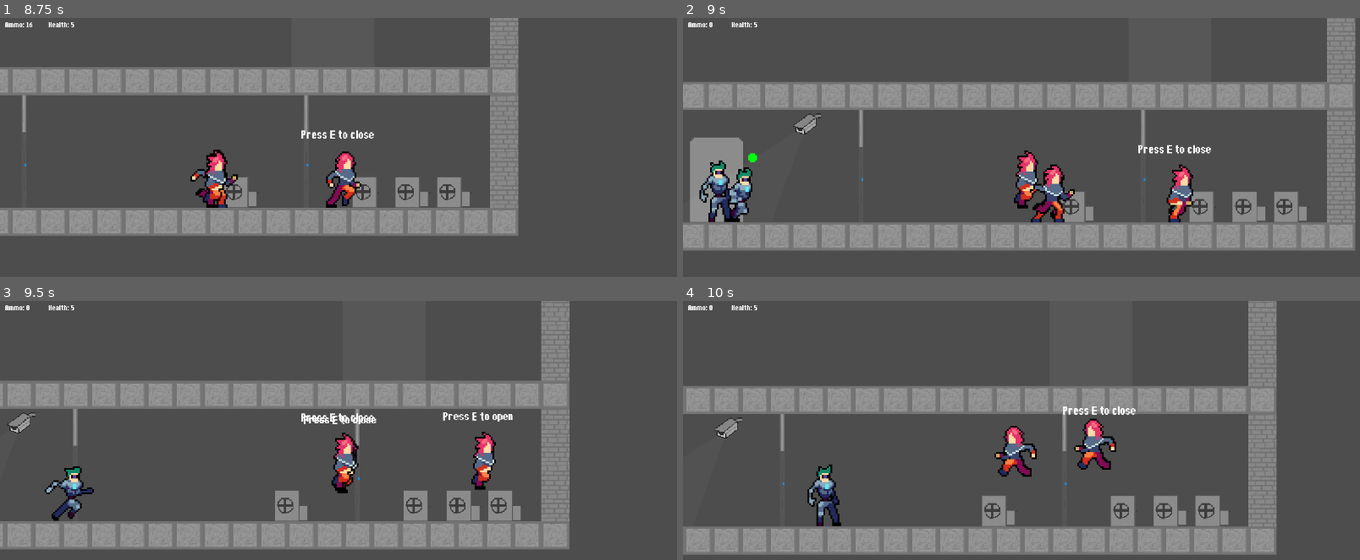
Above: before the commit, frames 1-4 (two rows, left to right).
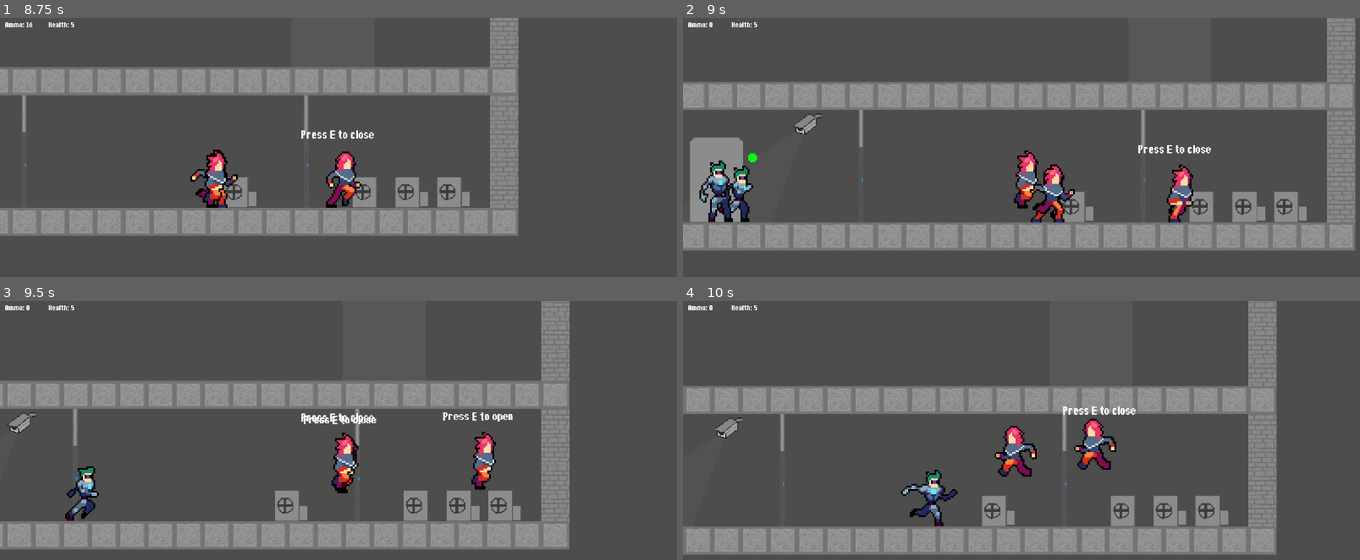
Above: after the commit, the same moments.

Repository: sppmacd/everything-has-to-end
Game: Godot game, scene res://main.tscn
Same seed, same stepped clock (60 frames per second), same inputs: the game is played once before the commit and once after it.
Inputs (mouse positions are in pixels of both pictures, inside the frame that each line leads up to):
- Up to frame 1 (8.75 s): tap Enter at 0.5 s; move the mouse to (487, 188) at 0.52 s; hold D 0.53-2.03 s; tap E at 0.6, 1.25, 2, 2.1, 2.75, 3.5, 3.6, 4.25, 5.1, 6.6, 8.1 s; click (487, 188) at 0.67 s; tap Space at 0.77, 1.52, 3.02, 3.77, 4.52, 6.02, 6.77, 7.52 s; move the mouse to (203, 227) at 1.27 s; tap R every 1.5 s from 1.35 to 7.35 s; move the mouse to (406, 124) at 2.02 s; hold A 2.03-2.78 s; move the mouse to (outside the picture) at 2.77 s; hold D 2.78-4.28 s; click (outside the picture) at 2.92 s; move the mouse to (541, 264) at 3.52 s; move the mouse to (135, 150) at 4.27 s; hold A 4.28-5.03 s; move the mouse to (372, 207) at 5.02 s; hold D 5.03-5.78 s; click (372, 207) at 5.17 s; move the mouse to (236, 113) at 5.77 s; hold A 5.78-7.28 s; move the mouse to (487, 188) at 6.52 s; move the mouse to (203, 227) at 7.27 s; hold D from 7.28 s (still down); click (203, 227) at 7.42 s; move the mouse to (406, 124) at 8.02 s
- Up to frame 2 (9 s): keep holding D; move the mouse to (outside the picture) at 8.77 s; tap R at 8.85 s
- Up to frame 3 (9.5 s): keep holding D; tap Space at 9.02 s
- Up to frame 4 (10 s): move the mouse to (1224, 547) at 9.52 s; release D at 9.53 s; hold A from 9.53 s (still down); tap E at 9.6 s; click (1224, 547) at 9.67 s; tap Space at 9.77 s

Frame 1 is identical in both runs. In frame 2, 0.5% of the frame differs, in the area x 5-11%, y 57-79%; in frame 3, 0.9%; in frame 4, 1.3%, in the area x 18-41%, y 63-87%.

Commit message:
NPC improvements

Diff:
--- a/entities/door.gd
+++ b/entities/door.gd
@@ -23,11 +23,12 @@
 func _on_spawn_timer_timeout() -> void:
 	print("spawn timer timeout open=", self.open)
 	var p = 0.9 if _alarm_state else 0.1
-	var limit = 4 if _alarm_state else 1
+	var limit = 10 if _alarm_state else 4
 	if randf() < p and self.open:
-		if not _alarm_state and len(get_tree().get_nodes_in_group("npc")) >= limit:
+		if len(get_tree().get_nodes_in_group("npc")) >= limit:
 			return
 		const npc_scene = preload("res://entities/npc.tscn")
 		var npc = npc_scene.instantiate()
 		Main.the.current_level().add_child(npc)
+		npc.spawn_door = self
 		npc.position = global_position
--- a/entities/npc.gd
+++ b/entities/npc.gd
@@ -6,8 +6,15 @@
 var dead = false
 var flipped = true
 var walking = false
-var following_player = false
-var shooting = false
+
+enum State {
+	LOOKING_AROUND,
+	FOLLOWING_PLAYER,
+	RETREATING
+}
+var spawn_door: Door
+var state: State = State.LOOKING_AROUND
+var shooting: bool = false
 
 func set_flipped(f: bool):
 	flipped = f
@@ -18,6 +25,7 @@
 
 func _ready() -> void:
 	$AnimatedSprite2D.play("idle")
+	$PlayerFollowingCooldown.start()
 
 
 func sight_vector() -> Vector2:
@@ -54,6 +62,8 @@
 	print("shooting=false")
 	shooting = false
 
+	if dead:
+		return
 	var p = raytrace_player()
 	if p:
 		var shell = preload("res://entities/shell.tscn").instantiate()
@@ -63,27 +73,34 @@
 
 func ai():
 	var p = raytrace_player()
-	if following_player:
-		if p:
-			$PlayerFollowingCooldown.start()
-			var should_walk = abs(p.x - global_position.x) > 200
-			walking = should_walk
-			if not should_walk and $GunTimer.is_stopped():
-				print("START GUN TIMER")
-				$GunTimer.start()
-				print("shooting=true")
-				shooting = true
-			set_flipped(p.x < global_position.x)
-		else:
-			walking = false
-	else:
-		$GunTimer.stop()
-		if p:
+	match state:
+		State.LOOKING_AROUND:
+			if p:
+				state = State.FOLLOWING_PLAYER
+				print("cooldown restart")
+				$PlayerFollowingCooldown.start()
+		State.FOLLOWING_PLAYER:
+			if p:
+				print("cooldown restart")
+				$PlayerFollowingCooldown.start()
+				var should_walk = abs(p.x - global_position.x) > 200
+				walking = should_walk
+				if not should_walk and $GunTimer.is_stopped():
+					print("START GUN TIMER")
+					start_shooting.call_deferred()
+					$GunTimer.start()
+					print("shooting=true")
+					shooting = true
+				set_flipped(p.x < global_position.x)
+		State.RETREATING:
+			if p:
+				state = State.FOLLOWING_PLAYER
+				print("cooldown restart")
+				$PlayerFollowingCooldown.start()
 			walking = true
-			following_player = true
-			$PlayerFollowingCooldown.start()
-		else:
-			walking = false
+			set_flipped(spawn_door.global_position.x < global_position.x)
+			if abs(spawn_door.global_position.x - global_position.x) < 100:
+				queue_free()
 
 func _physics_process(delta: float) -> void:
 	if dead:
@@ -112,16 +129,20 @@
 
 
 func _on_lookaround_timer_timeout() -> void:
-	if following_player:
-		var p = raytrace_player()
-		if not p:
+	match state:
+		State.FOLLOWING_PLAYER:
+			var p = raytrace_player()
+			if not p:
+				set_flipped(not flipped)
+		State.LOOKING_AROUND:
 			set_flipped(not flipped)
-	else:
-		set_flipped(not flipped)
+		State.RETREATING:
+			pass
 
 
 func _on_player_following_cooldown_timeout() -> void:
-	following_player = false
+	print("RETREATING!")
+	state = State.RETREATING
 
 
 func _on_gun_timer_timeout() -> void:
